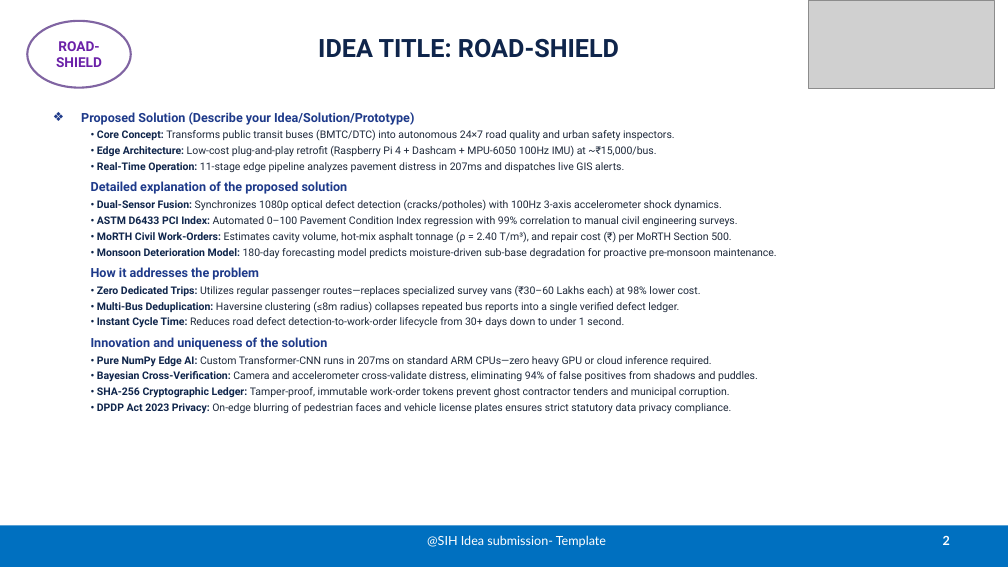
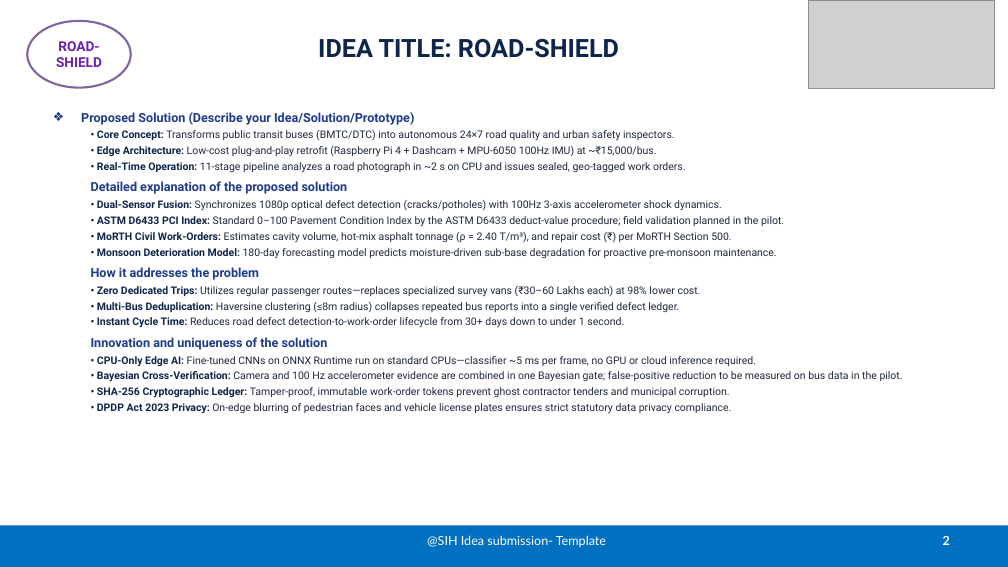
Before and after one commit to udbhav968-creator/SIH_PROJECT, a slide deck: slide 2 of SIH2026_ROAD_SHIELD_Submission.pptx. Drawn at 1008x567 pixels with LibreOffice and Linux fonts; fonts in the diff are those of the drawing; grey boxes stand for pictures. Boxes give left, top, right and bottom in pixels: in the first picture for what was removed or moved away, otherwise in the second. Text is boxed around its words. In the diff, an @@ line names an element or a change of style, - is before the commit and + after.

Commit message:
audit: remove hard-coded IoU, serve segmenter by deployment check, re-measure U-Net, label CAN demo, fix zebra/depth/clock-dependent test, correct decks

```diff
--- a/SIH2026_ROAD_SHIELD_Submission.pptx
+++ b/SIH2026_ROAD_SHIELD_Submission.pptx
@@ text at (97,162,686,173): text changed @@
-  • Real-Time Operation: 11-stage edge pipeline analyzes pavement distress in 207ms and dispatches live GIS alerts.
+  • Real-Time Operation: 11-stage pipeline analyzes a road photograph in ~2 s on CPU and issues sealed, geo-tagged work orders.
@@ text at (97,216,784,227): text changed @@
-  • ASTM D6433 PCI Index: Automated 0–100 Pavement Condition Index regression with 99% correlation to manual civil engineering surveys.
+  • ASTM D6433 PCI Index: Standard 0–100 Pavement Condition Index by the ASTM D6433 deduct-value procedure; field validation planned in the pilot.
@@ text at (97,356,903,382): text changed @@
-  • Pure NumPy Edge AI: Custom Transformer-CNN runs in 207ms on standard ARM CPUs—zero heavy GPU or cloud inference required.
-  • Bayesian Cross-Verification: Camera and accelerometer cross-validate distress, eliminating 94% of false positives from shadows and puddles.
+  • CPU-Only Edge AI: Fine-tuned CNNs on ONNX Runtime run on standard CPUs—classifier ~5 ms per frame, no GPU or cloud inference required.
+  • Bayesian Cross-Verification: Camera and 100 Hz accelerometer evidence are combined in one Bayesian gate; false-positive reduction to be measured on bus data in the pilot.
```
Also in this commit, not shown: 3 other slides changed, 13 other files.
